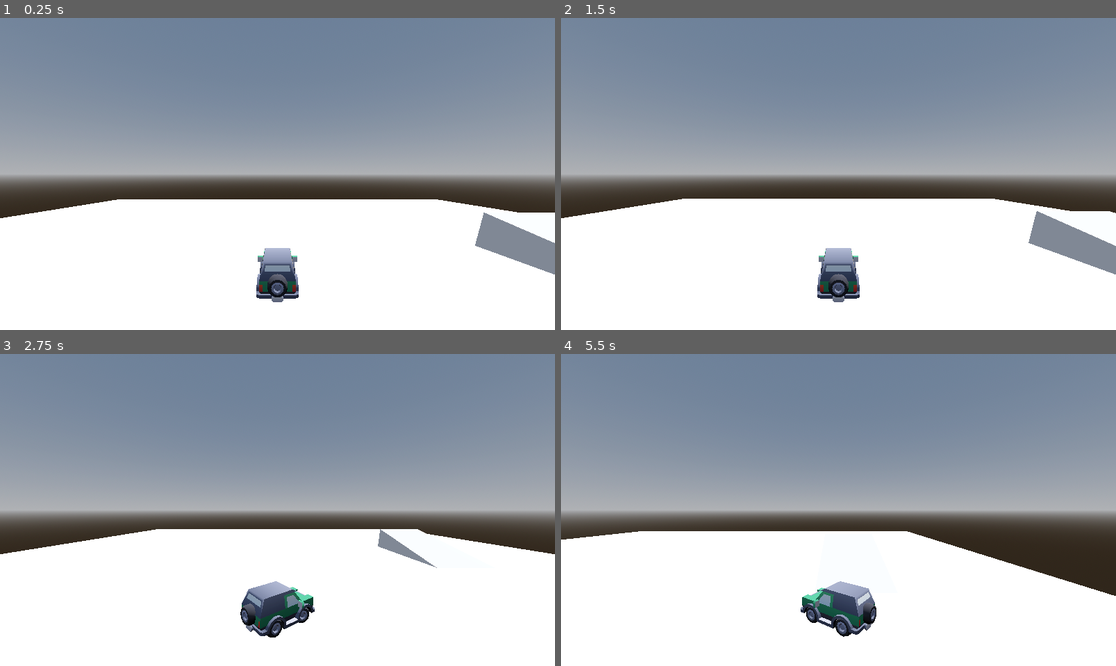
Above: before the commit, frames 1-4 (two rows, left to right).
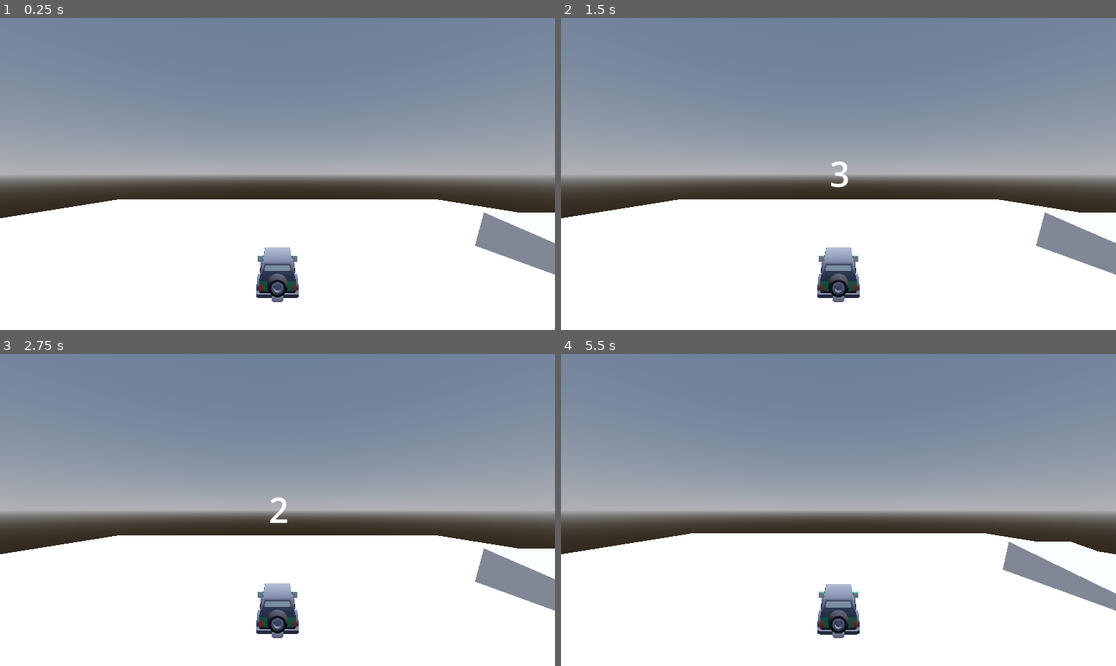
Above: after the commit, the same moments.

Repository: juhanakristian/ggj2025
Game: Godot game, scene res://scenes/player/testtrack/test_scene.tscn
Same seed, same stepped clock (60 frames per second), same inputs: the game is played once before the commit and once after it. This scene is started directly instead of the project's main scene.
Inputs (mouse positions are in pixels of both pictures, inside the frame that each line leads up to):
- Up to frame 1 (0.25 s): no input
- Up to frame 2 (1.5 s): tap Enter at 0.5 s; move the mouse to (960, 158) at 0.52 s; hold D (steer_right) 0.53-1.28 s; hold E 0.53-1.28 s; click (960, 158) at 0.67 s; move the mouse to (727, 189) at 1.27 s; hold S (brake) from 1.28 s (still down); tap Q at 1.35 s
- Up to frame 3 (2.75 s): move the mouse to (333, 441) at 2.02 s; release S (brake) at 2.03 s; hold D (steer_right) from 2.03 s (still down); hold Shift from 2.03 s (still down)
- Up to frame 4 (5.5 s): move the mouse to (810, 572) at 2.77 s; release D (steer_right) at 2.78 s; release Shift at 2.78 s; hold W (accelerate) 2.78-3.53 s; tap E at 2.85 s; click (810, 572) at 2.92 s; move the mouse to (1005, 556) at 3.52 s; hold Q 3.53-4.28 s; hold A (steer_left) 3.53-5.03 s; move the mouse to (672, 463) at 4.27 s; tap Shift at 4.35 s; move the mouse to (866, 510) at 5.02 s; hold S (brake) from 5.03 s (still down); hold E from 5.03 s (still down); click (866, 510) at 5.17 s

The runs differ from the first frame. In frame 1, less than 0.1% of the frame differs, in the area x 46-54%, y 73-90%; in frame 2, 0.6%; in frame 3, 4.4%; in frame 4, 6.2%, in the area x 0-100%, y 56-92%.

Commit message:
feat: countdown

Diff:
--- a/scenes/player/scripts/car.gd
+++ b/scenes/player/scripts/car.gd
@@ -15,15 +15,20 @@
 @export var speed_input = 0
 @export var turn_input = 0
 var body_tilt = 35
+var controls_enabled = false
 
 
 func _physics_process(_delta: float) -> void:
+	if not controls_enabled:
+		return
 	car_mesh.position = position + sphere_offset
 	if ground_ray.is_colliding():
 		apply_central_force(-car_mesh.global_transform.basis.z * speed_input)
 
 
 func _process(delta):
+	if not controls_enabled:
+		return
 	if not ground_ray.is_colliding():
 		return
 
--- a/scenes/player/testtrack/test_scene.tscn
+++ b/scenes/player/testtrack/test_scene.tscn
@@ -1,7 +1,8 @@
-[gd_scene load_steps=12 format=3 uid="uid://475pcxnrjtxc"]
+[gd_scene load_steps=13 format=3 uid="uid://475pcxnrjtxc"]
 
 [ext_resource type="PackedScene" uid="uid://qv6kfqkm3rw5" path="res://scenes/player/player.tscn" id="1_sdce0"]
 [ext_resource type="Script" path="res://scenes/player/scripts/camera.gd" id="2_4318c"]
+[ext_resource type="PackedScene" uid="uid://c8gsnr45ptcrc" path="res://scenes/ui/countdown.tscn" id="3_rtfrm"]
 
 [sub_resource type="ProceduralSkyMaterial" id="ProceduralSkyMaterial_74a4f"]
 sky_horizon_color = Color(0.64625, 0.65575, 0.67075, 1)
@@ -68,3 +69,5 @@
 script = ExtResource("2_4318c")
 
 [node name="Car" parent="." instance=ExtResource("1_sdce0")]
+
+[node name="Countdown" parent="." instance=ExtResource("3_rtfrm")]
--- /dev/null
+++ b/scenes/ui/countdown.gd
@@ -0,0 +1,34 @@
+extends Control
+
+@onready var label: Label = $Label
+@onready var timer: Timer = $Timer
+
+@onready var car = $"../Car"
+
+# Called when the node enters the scene tree for the first time.
+func _ready() -> void:
+	car.controls_enabled = false
+
+	timer.connect("timeout", Callable(self, "_on_timeout"))
+	timer.start()
+
+
+# Called every frame. 'delta' is the elapsed time since the previous frame.
+func _process(_delta: float) -> void:
+	if timer.is_stopped():
+		return
+
+	if timer.time_left >= 4:
+		label.visible = false
+		return
+
+	var text = str(floor(timer.time_left))
+	if timer.time_left < 1:
+		text = "GO!"
+		car.controls_enabled = true
+
+	label.visible = true
+	label.text = text
+
+func _on_timeout():
+	label.visible = false
--- /dev/null
+++ b/scenes/ui/countdown.tscn
@@ -0,0 +1,28 @@
+[gd_scene load_steps=3 format=3 uid="uid://c8gsnr45ptcrc"]
+
+[ext_resource type="Script" path="res://scenes/ui/countdown.gd" id="1_amdmi"]
+
+[sub_resource type="LabelSettings" id="LabelSettings_xvdri"]
+font_size = 72
+
+[node name="Countdown" type="Control"]
+layout_mode = 3
+anchors_preset = 15
+anchor_right = 1.0
+anchor_bottom = 1.0
+grow_horizontal = 2
+grow_vertical = 2
+script = ExtResource("1_amdmi")
+
+[node name="Label" type="Label" parent="."]
+layout_mode = 0
+offset_right = 1157.0
+offset_bottom = 648.0
+label_settings = SubResource("LabelSettings_xvdri")
+horizontal_alignment = 1
+vertical_alignment = 1
+
+[node name="Timer" type="Timer" parent="."]
+wait_time = 5.0
+one_shot = true
+autostart = true
